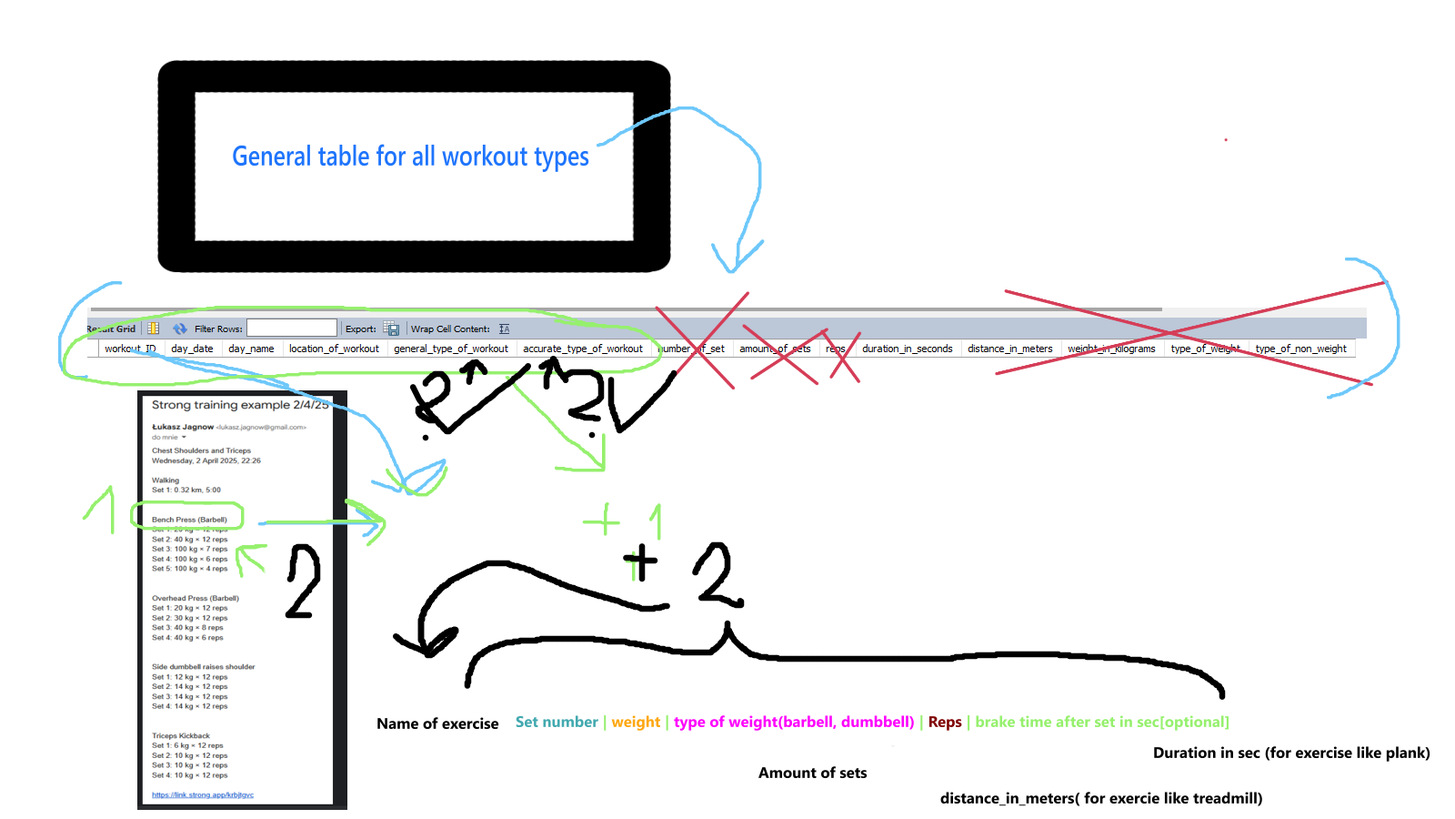
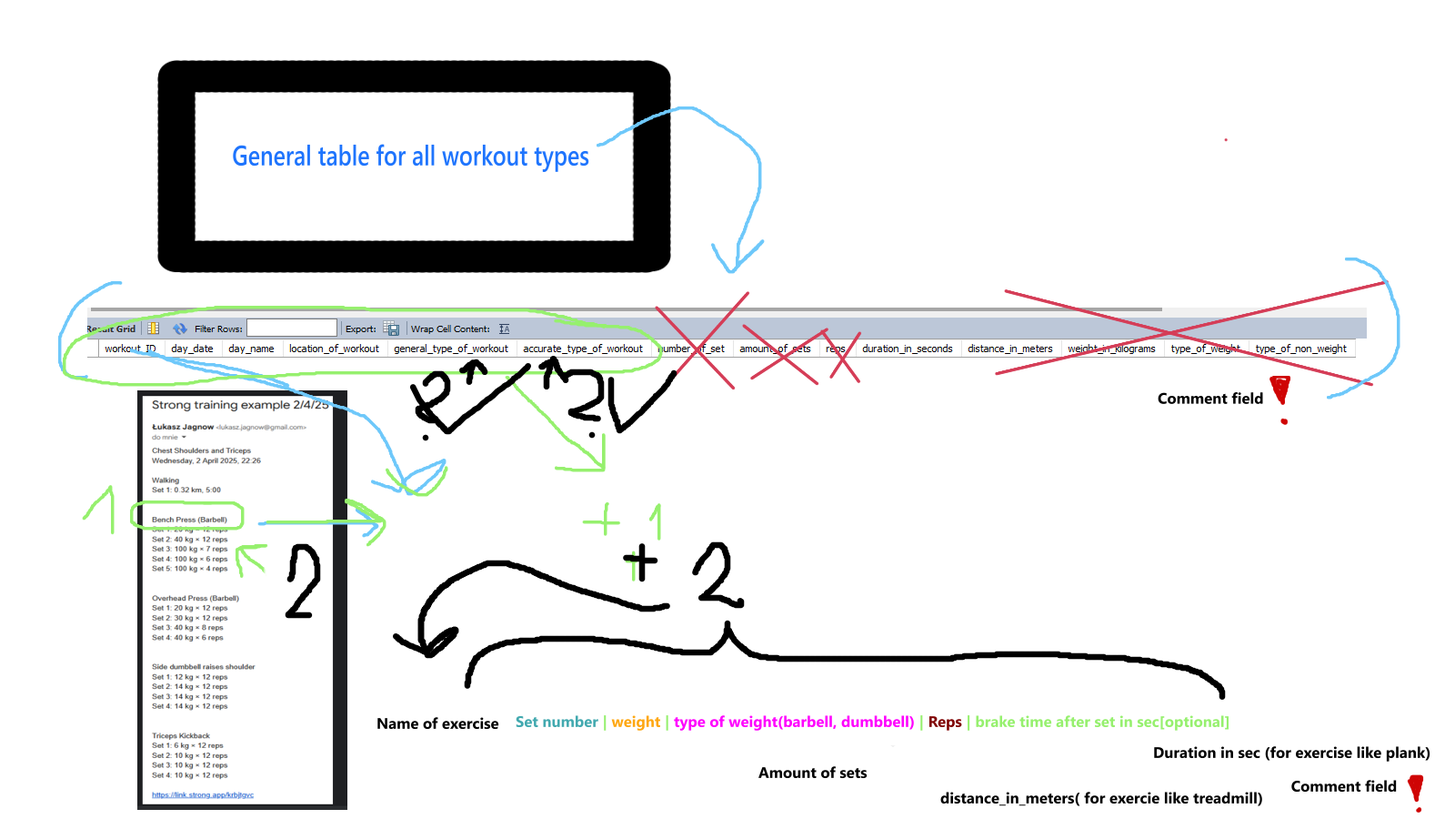
Layer changes from the first 1455 x 819 image to the second:
painted on "Paint Layer 3 (pasted)" over [1157, 375, 1425, 813]
painted on "Paint Layer 2 (pasted)" over [1157, 375, 1398, 793]
painted on "Background" over [1222, 375, 1425, 813]
